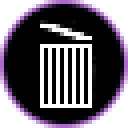
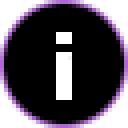
Before/after of a 128×128 layered artwork. What changed in the layer stack:
showed "Form 2 Kopie", painted on it over [56, 24, 72, 108]
hid "Form 3 Kopie 2" over [40, 20, 96, 108]
